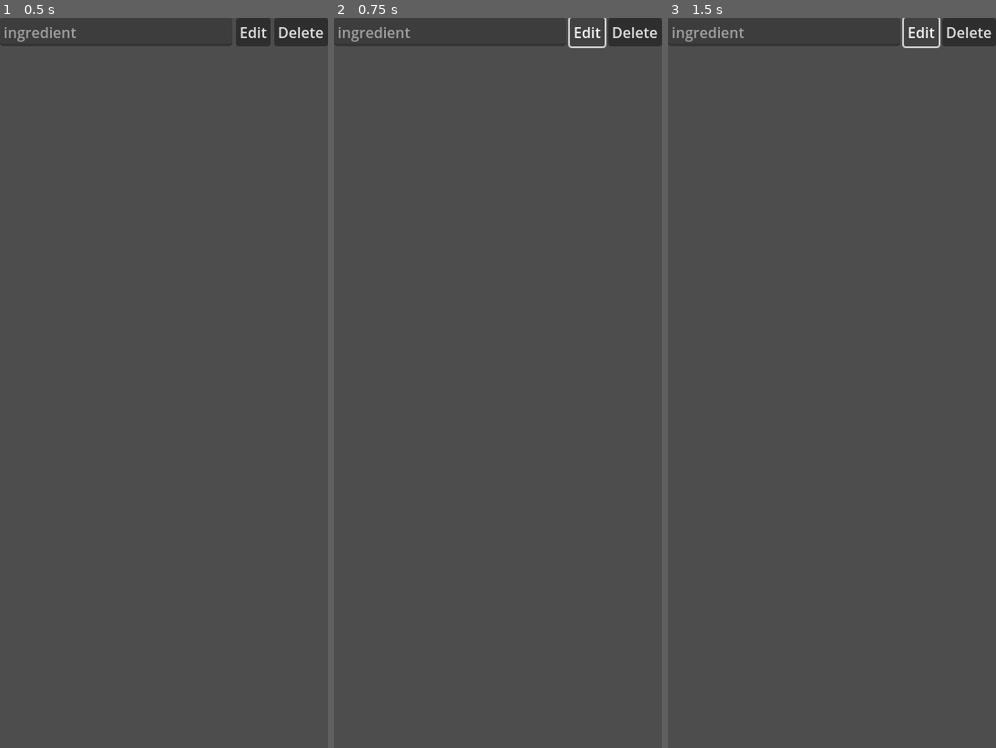
Above: before the commit, frames 1-3 (left to right).
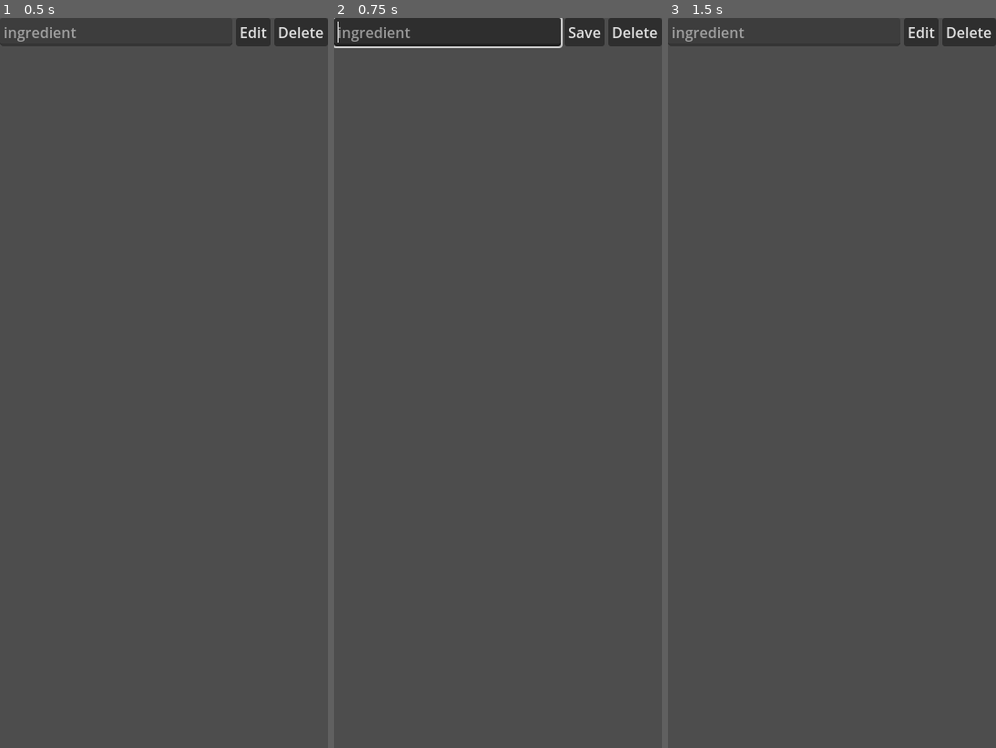
Above: after the commit, the same moments.

Repository: andreibachim/cookaid
Game: Godot game, scene res://components/ingredient/ingredient.tscn
Two runs of this game, one before a commit and one after it. Both use one fixed random seed, a clock stepped at 60 frames per second and the inputs below. This scene is started directly instead of the project's main scene.
Inputs (mouse positions are in pixels of both pictures, inside the frame that each line leads up to):
- Up to frame 1 (0.5 s): no input
- Up to frame 2 (0.75 s): click "Edit" at 0.5 s
- Up to frame 3 (1.5 s): click (917, 32) at 1.25 s, where only the run after the commit has a clickable "Save"

Frame 1 is identical in both runs. In frame 2, 0.4% of the frame differs, in the area x 0-84%, y 0-5%; in frame 3, less than 0.1%.

Commit message:
edit ingredient

Diff:
--- a/app/components/ingredient/ingredient.gd
+++ b/app/components/ingredient/ingredient.gd
@@ -1,12 +1,17 @@
 extends MarginContainer
 
+# MEMBERS
 @onready var request := $request
+@onready var input := $hbox/input
+@onready var edit_button := $hbox/edit
+@onready var save_button := $hbox/save
 
 var id: String
 var recipe: String
+var current_value: String
 
 func set_ingredient(value: Dictionary, recipe_id) -> void:
-	$hbox/input.text = value.name
+	input.text = value.name
 	id = value.id
 	recipe = recipe_id
 
@@ -23,3 +28,29 @@
 			queue_free.call_deferred()
 		_:
 			print("Could not remove ingredient")
+
+func _on_edit_button_up():
+	current_value = input.text
+	input.editable = true
+	input.grab_focus()
+	input.caret_column = input.text.length()
+	edit_button.visible = false
+	save_button.visible = true
+
+func _on_save_button_up():
+	input.editable = false
+	edit_button.visible = true
+	save_button.visible = false
+	grab_focus()
+	request.request(
+		State.API_BASE_URL+"/api/recipe/"+recipe+"/ingredient/"+id,
+		["Authorization: Bearer " + State.TOKEN, "Content-Type: application/json"],
+		HTTPClient.METHOD_PUT,
+		JSON.stringify({ "name": input.text })
+	)
+	var response_array = await request.request_completed
+	match response_array[1]:
+		200:
+			pass
+		_:
+			input.text = current_value
--- a/app/components/ingredient/ingredient.tscn
+++ b/app/components/ingredient/ingredient.tscn
@@ -7,6 +7,7 @@
 anchor_right = 1.0
 offset_bottom = 31.0
 grow_horizontal = 2
+focus_mode = 2
 script = ExtResource("1_yt6vf")
 
 [node name="hbox" type="HBoxContainer" parent="."]
@@ -22,10 +23,17 @@
 layout_mode = 2
 text = "Edit"
 
+[node name="save" type="Button" parent="hbox"]
+visible = false
+layout_mode = 2
+text = "Save"
+
 [node name="delete" type="Button" parent="hbox"]
 layout_mode = 2
 text = "Delete"
 
 [node name="request" type="HTTPRequest" parent="."]
 
+[connection signal="button_up" from="hbox/edit" to="." method="_on_edit_button_up"]
+[connection signal="button_up" from="hbox/save" to="." method="_on_save_button_up"]
 [connection signal="button_up" from="hbox/delete" to="." method="_on_delete_button_up"]
--- a/app/screens/edit_recipe/ingredients/ingredients_container.gd
+++ b/app/screens/edit_recipe/ingredients/ingredients_container.gd
@@ -17,8 +17,8 @@
 
 func add_ingredient(ingredient: Dictionary):
 	var ingredient_label = ingredient_template.instantiate()
-	ingredient_label.set_ingredient(ingredient, recipe_id)
 	list.add_child.call_deferred(ingredient_label)
+	ingredient_label.set_ingredient.call_deferred(ingredient, recipe_id)
 
 func perform_request(ingredient: String) -> void:
 	request.request(get_url(),
Not shown, changed: server/src/routes/ingredient.rs
Not shown, changed: server/src/routes/mod.rs
